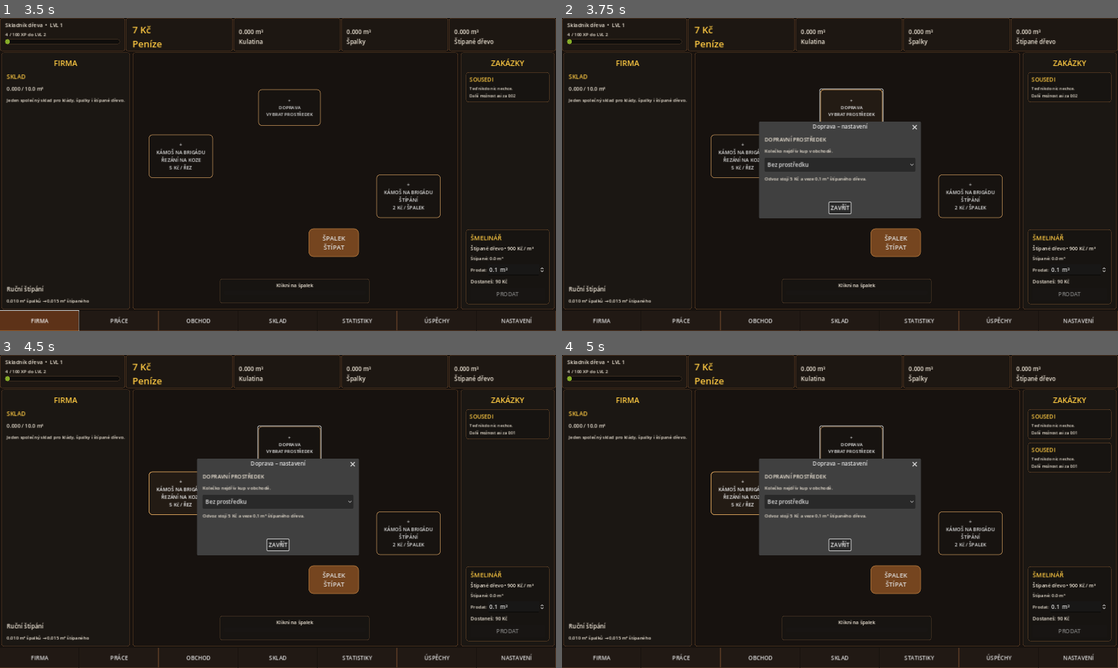
Above: before the commit, frames 1-4 (two rows, left to right).
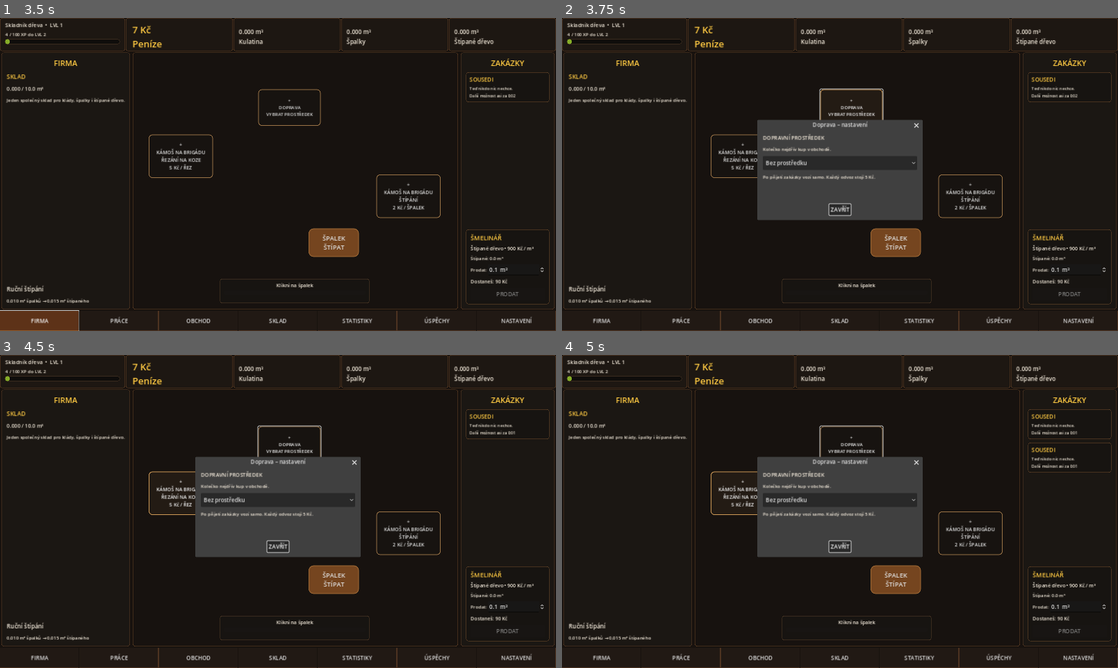
Above: after the commit, the same moments.

Repository: welewan-code/Lumberjack-John
Game: Godot game, scene res://Main.tscn
The game is run twice, just before and just after one commit, with the same random seed, the same clock (stepped at 60 frames per second) and the same inputs.
Inputs:
- Up to frame 1 (3.5 s): click "SEKNOUT" at 0.5 s; click "ODEJÍT Z PRÁCE" at 1.25 s; click "PŘIJMOUT PRÁCI" at 2 s; click "FIRMA" at 2.75 s
- Up to frame 2 (3.75 s): click "+ DOPRAVA VYBRAT PROSTŘEDEK" at 3.5 s
- Up to frame 3 (4.5 s): click "+ KÁMOŠ NA BRIGÁDU ŘEZÁNÍ NA …" at 4.25 s
- Up to frame 4 (5 s): no input

Frame 1 is identical in both runs. In frame 2, 1.3% of the frame differs, in the area x 35-65%, y 32-65%; in frame 3, 1.3%; in frame 4, 1.3%.

Commit message:
Auto-run wheelbarrow for accepted contracts

Diff:
--- a/transport_ui.gd
+++ b/transport_ui.gd
@@ -18,6 +18,8 @@
 	if str(main.get("current_tab")) == "FIRMA":
 		_ensure_transport_slot(main)
 	_process_transport(main, delta)
+	if not transport_running:
+		_try_auto_start(main)
 
 func _ensure_transport_slot(main: Node) -> void:
 	var scene: Control = _company_scene(main)
@@ -27,10 +29,9 @@
 	if existing != null:
 		if existing is Button:
 			transport_button = existing as Button
-		return
-
-	var state: Dictionary = _state(main)
-	var tool: String = str(state.get("transport_tool", ""))
+			_refresh_transport_button(main)
+		return
+
 	var button: Button = Button.new()
 	button.name = "TransportSlot"
 	button.position = Vector2(360, 105)
@@ -39,22 +40,37 @@
 	button.add_theme_font_size_override("font_size", 13)
 	button.add_theme_stylebox_override("normal", _style(main, "#171411cc", "#9b7447", 10, 2))
 	button.add_theme_stylebox_override("hover", _style(main, "#241c15e8", "#d09b57", 10, 2))
-
+	button.pressed.connect(_show_transport_panel)
+	scene.add_child(button)
+	transport_button = button
+	_refresh_transport_button(main)
+
+func _refresh_transport_button(main: Node) -> void:
+	if not is_instance_valid(transport_button) or transport_running:
+		return
+	var state: Dictionary = _state(main)
+	var tool: String = str(state.get("transport_tool", ""))
 	if tool == "wheelbarrow" and _owned_transport("wheelbarrow") > 0:
-		button.text = "KOLEČKO\n0,1 m³ • 5 s\nKLIKNI PRO ODVOZ"
+		var contracts: Node = get_node_or_null("/root/ContractManager")
+		var has_contract: bool = contracts != null and bool(contracts.call("has_active_contract"))
+		if has_contract:
+			if float(state.get("split_m3", 0.0)) + 0.0001 < TRANSPORT_AMOUNT_M3:
+				transport_button.text = "KOLEČKO\nČEKÁ NA DŘEVO\n0,1 m³ / odvoz"
+			elif float(state.get("money", 0.0)) < TRANSPORT_WAGE:
+				transport_button.text = "KOLEČKO\nČEKÁ NA 5 Kč\nZA ODVOZ"
+			else:
+				transport_button.text = "KOLEČKO\nAUTOMATICKÝ ODVOZ\n0,1 m³ • 5 s"
+		else:
+			transport_button.text = "KOLEČKO\nČEKÁ NA ZAKÁZKU\n0,1 m³ • 5 s"
 		var asset_path: String = "res://assets/tools/wheelbarrow.png"
 		if ResourceLoader.exists(asset_path):
 			var resource: Resource = ResourceLoader.load(asset_path)
 			if resource is Texture2D:
-				button.icon = resource as Texture2D
-				button.expand_icon = true
-		button.pressed.connect(_start_transport)
+				transport_button.icon = resource as Texture2D
+				transport_button.expand_icon = true
 	else:
-		button.text = "+\nDOPRAVA\nVYBRAT PROSTŘEDEK"
-		button.pressed.connect(_show_transport_panel)
-
-	scene.add_child(button)
-	transport_button = button
+		transport_button.icon = null
+		transport_button.text = "+\nDOPRAVA\nVYBRAT PROSTŘEDEK"
 
 func _show_transport_panel() -> void:
 	var main: Node = get_tree().current_scene
@@ -65,7 +81,7 @@
 	dialog.title = "Doprava – nastavení"
 	dialog.ok_button_text = "ZAVŘÍT"
 	var box: VBoxContainer = VBoxContainer.new()
-	box.custom_minimum_size = Vector2(400, 180)
+	box.custom_minimum_size = Vector2(400, 190)
 	box.add_theme_constant_override("separation", 10)
 	dialog.add_child(box)
 	box.add_child(_label(main, "DOPRAVNÍ PROSTŘEDEK", 15))
@@ -82,9 +98,9 @@
 	_select_tool(tools, str(state.get("transport_tool", "")))
 	tools.item_selected.connect(_on_transport_selected.bind(tools, dialog))
 	box.add_child(tools)
-	box.add_child(_label(main, "Odvoz stojí 5 Kč a veze 0,1 m³ štípaného dřeva.", 13))
+	box.add_child(_label(main, "Po přijetí zakázky vozí samo. Každý odvoz stojí 5 Kč.", 13))
 	main.add_child(dialog)
-	dialog.popup_centered(Vector2i(450, 240))
+	dialog.popup_centered(Vector2i(460, 250))
 
 func _on_transport_selected(index: int, tools: OptionButton, dialog: AcceptDialog) -> void:
 	var main: Node = get_tree().current_scene
@@ -99,21 +115,18 @@
 		dialog.queue_free()
 	_remove_slot(main)
 
-func _start_transport() -> void:
-	if transport_running:
-		return
-	var main: Node = get_tree().current_scene
-	if main == null:
-		return
-	var state: Dictionary = _state(main)
-	if str(state.get("transport_tool", "")) != "wheelbarrow" or _owned_transport("wheelbarrow") <= 0:
-		_remove_slot(main)
+func _try_auto_start(main: Node) -> void:
+	var state: Dictionary = _state(main)
+	if str(state.get("transport_tool", "")) != "wheelbarrow":
+		return
+	if _owned_transport("wheelbarrow") <= 0:
+		return
+	var contracts: Node = get_node_or_null("/root/ContractManager")
+	if contracts == null or not bool(contracts.call("can_accept_delivery", TRANSPORT_AMOUNT_M3)):
 		return
 	if float(state.get("split_m3", 0.0)) + 0.0001 < TRANSPORT_AMOUNT_M3:
-		_set_button_message("NEMÁŠ 0,1 m³\nŠTÍPANÉHO DŘEVA")
 		return
 	if float(state.get("money", 0.0)) < TRANSPORT_WAGE:
-		_set_button_message("CHYBÍ 5 Kč\nNA ODVOZ")
 		return
 	transport_running = true
 	transport_elapsed = 0.0
@@ -125,25 +138,30 @@
 		return
 	transport_elapsed += delta
 	if is_instance_valid(transport_button):
-		transport_button.text = "ODVÁŽÍM...\n%.1f s" % maxf(0.0, WHEELBARROW_TIME - transport_elapsed)
+		transport_button.text = "ODVÁŽÍM NA ZAKÁZKU...\n%.1f s" % maxf(0.0, WHEELBARROW_TIME - transport_elapsed)
 	if transport_elapsed < WHEELBARROW_TIME:
 		return
 
 	transport_running = false
 	transport_elapsed = 0.0
-	var state: Dictionary = _state(main)
-	if float(state.get("split_m3", 0.0)) + 0.0001 >= TRANSPORT_AMOUNT_M3 and float(state.get("money", 0.0)) >= TRANSPORT_WAGE:
+	var contracts: Node = get_node_or_null("/root/ContractManager")
+	var state: Dictionary = _state(main)
+	var can_deliver: bool = contracts != null and bool(contracts.call("can_accept_delivery", TRANSPORT_AMOUNT_M3))
+	if can_deliver and float(state.get("split_m3", 0.0)) + 0.0001 >= TRANSPORT_AMOUNT_M3 and float(state.get("money", 0.0)) >= TRANSPORT_WAGE:
 		state["split_m3"] = maxf(0.0, float(state.get("split_m3", 0.0)) - TRANSPORT_AMOUNT_M3)
 		state["money"] = float(state.get("money", 0.0)) - TRANSPORT_WAGE
-		state["delivered_m3"] = float(state.get("delivered_m3", 0.0)) + TRANSPORT_AMOUNT_M3
 		main.set("state", state)
+		var result: Dictionary = contracts.call("register_delivery", main, TRANSPORT_AMOUNT_M3) as Dictionary
 		if main.has_method("update_hud"):
 			main.call("update_hud")
 		if main.has_method("save_game"):
 			main.call("save_game")
-		_set_button_message("ODVEZENO 0,1 m³\nKLIKNI PRO DALŠÍ")
+		if bool(result.get("completed", false)):
+			_set_button_message("ZAKÁZKA HOTOVÁ\n+%.0f Kč" % float(result.get("payout", 0.0)))
+		else:
+			_set_button_message("ODVEZENO 0,1 m³\nPOKRAČUJU AUTOMATICKY")
 	else:
-		_set_button_message("ODVOZ SE NEPOVEDL")
+		_set_button_message("ODVOZ ČEKÁ")
 	if is_instance_valid(transport_button):
 		transport_button.disabled = false
 
